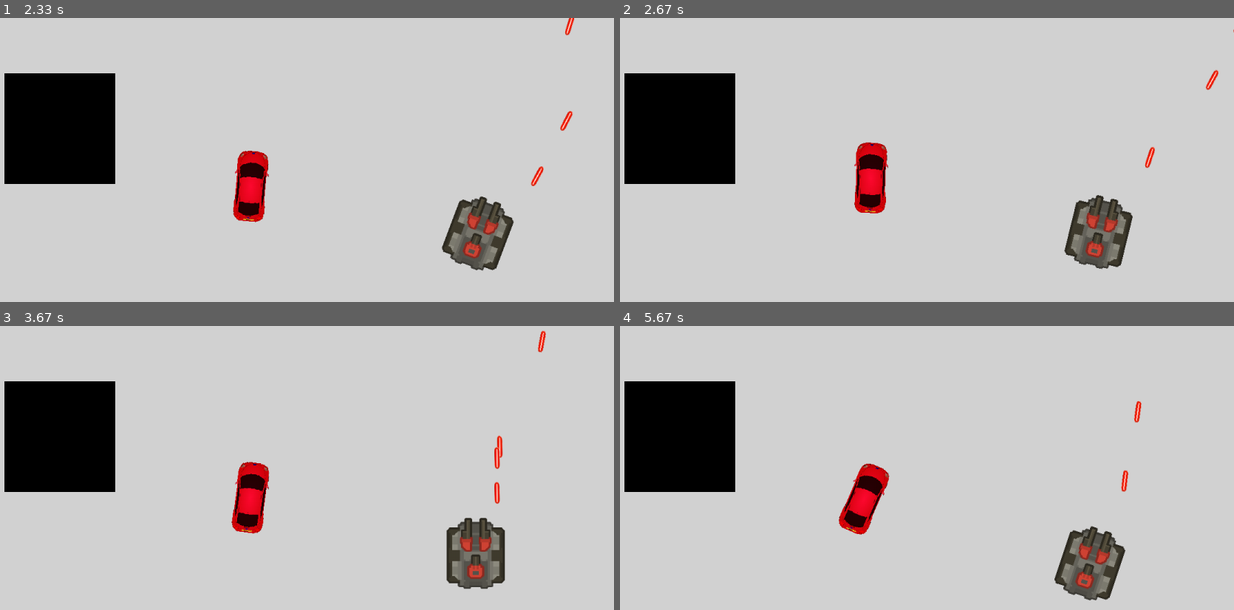
Above: before the commit, frames 1-4 (two rows, left to right).
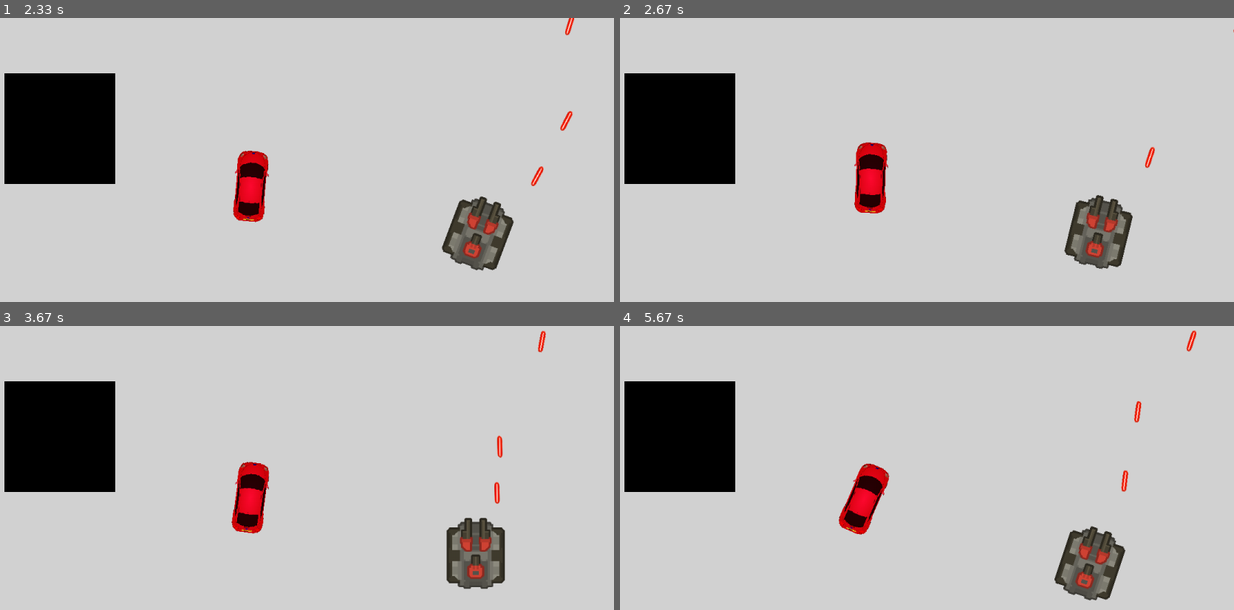
Above: after the commit, the same moments.

Repository: UnluckySlava/PygameVehicleGame
Game: pygame game, started from Pygame_template.py
Same seed, same stepped clock (60 frames per second), same inputs: the game is played once before the commit and once after it.
Inputs:
- Up to frame 1 (2.33 s): tap Space at 0.33, 0.73, 1.03, 1.23, 1.57, 1.87, 2.07 s; hold Right 0.67-1.13 s; hold D 0.67-1.13 s; hold Up 1.17-1.47 s; hold W 1.17-1.47 s; hold Right 1.5-1.97 s; hold D 1.5-1.97 s; hold Left from 2 s (still down); hold A from 2 s (still down)
- Up to frame 2 (2.67 s): tap Space at 2.37, 2.63 s; release Left at 2.53 s; release A at 2.53 s; hold Down from 2.57 s (still down); hold S from 2.57 s (still down)
- Up to frame 3 (3.67 s): release Down at 2.87 s; release S at 2.87 s; hold Left 2.9-3.3 s; hold A 2.9-3.3 s; tap Space at 2.97, 3.27, 3.4 s; hold Up from 3.33 s (still down); hold W from 3.33 s (still down)
- Up to frame 4 (5.67 s): release Up at 3.7 s; release W at 3.7 s; hold Right 3.73-4.37 s; hold D 3.73-4.37 s; tap Space at 3.8, 4.1, 4.47, 4.87, 5.17, 5.37 s; hold Down 4.4-4.77 s; hold S 4.4-4.77 s; hold Left 4.8-5.27 s; hold A 4.8-5.27 s; hold Right from 5.3 s (still down); hold D from 5.3 s (still down)

Frame 1 is identical in both runs. In frame 2, less than 0.1% of the frame differs, in the area x 95-98%, y 18-26%; in frame 3, less than 0.1%; in frame 4, less than 0.1%.

Commit message:
echo "# PygameVehicleGame" >> README.md git init git add README.md git commit -m "first commit" git branch -M main git remote add origin git@github.com:UnluckySlava/PygameVehicleGame.git git push -u origin main

Diff:
--- a/Pygame_template.py
+++ b/Pygame_template.py
@@ -23,6 +23,7 @@
 
 visible_sprites.add(square, car, tank)
 bullets = []
+pressed = False
 
 while True:
     for event in pg.event.get():
@@ -33,8 +34,12 @@
             visible_sprites.add(square, car)
 
         if pg.key.get_pressed()[pg.K_SPACE]:
-            bullet = Bullet(tank.angle,tank.pos)
-            bullets.append(bullet)
+            if not pressed:
+                bullet = Bullet(tank.angle,tank.pos)
+                bullets.append(bullet)
+            pressed = True
+        else:
+            pressed = False
 
     screen.fill('lightgrey')
 
@@ -49,6 +54,8 @@
     for bullet in bullets:
         bullet.physics()
         bullet.collision(visible_sprites)
+        if (0, 0) > bullet.rect.center or bullet.rect.center > screen_size or bullet.hit:
+            bullets.pop(0)
         screen.blit(bullet.image, bullet.rect)
 
     # player_sprite.draw(screen)
--- a/tank_class.py
+++ b/tank_class.py
@@ -6,7 +6,6 @@
     pos = pg.math.Vector2(1000,500)
     angle = 0
     speed = 0
-    bullets = []
 
     def __init__(self, image):
         super().__init__()
@@ -49,6 +48,7 @@
     speed = 10
     image = pg.image.load('bullet.png')
     image = pg.transform.scale(image,(50,50))
+    hit = False
 
     def __init__(self, angle, pos):
         super().__init__()
@@ -68,3 +68,4 @@
             offset = obstacle.rect.x - self.rect.x, obstacle.rect.y - self.rect.y
             if self.mask.overlap(obstacle.mask, offset) and not isinstance(obstacle,Tank):
                 obstacle.kill()
+                self.hit = True
